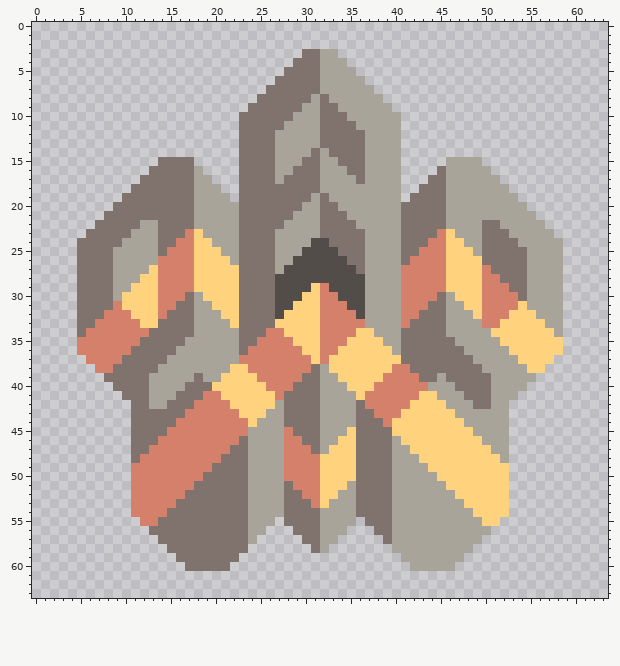
Two versions of one pixel-art sprite, assets/sprites/blocks/turrets/confine/confine-preview.png. The picture above was drawn from the file before the commit.
The file is 64x64 pixels.
Now the later version:
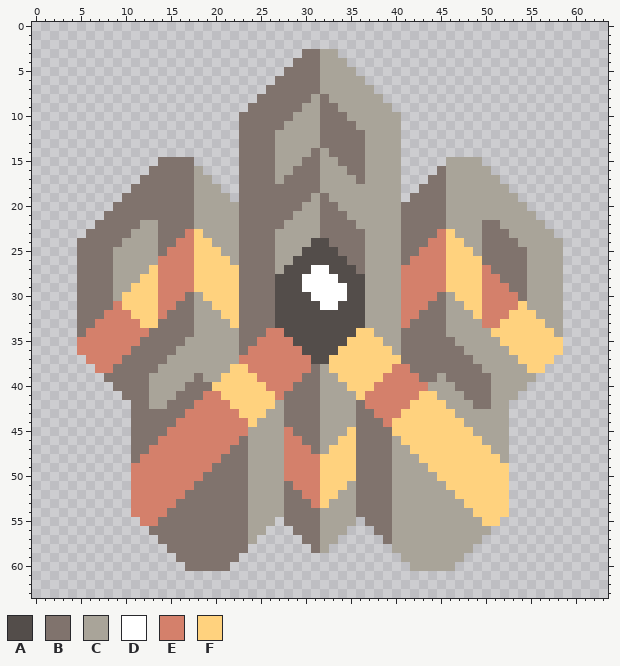
Palette (. is transparent): A #534d4a  B #80736d  C #a9a499  D #ffffff  E #d4806b  F #ffd27e
Changes in this commit:
Changed rows in their new state; - is an unchanged pixel.
first column x 27:
27 ----DD----
28 ---DDDD---
29 ---DDDDD--
30 ---ADDDD--
31 --AAADDA--
32 -AAAAAAAA-
33 AAAAAAAAAA
34 -AAAAAAAA-
35 --AAAAAA--
36 ---AAAA---
37 ----AA----
